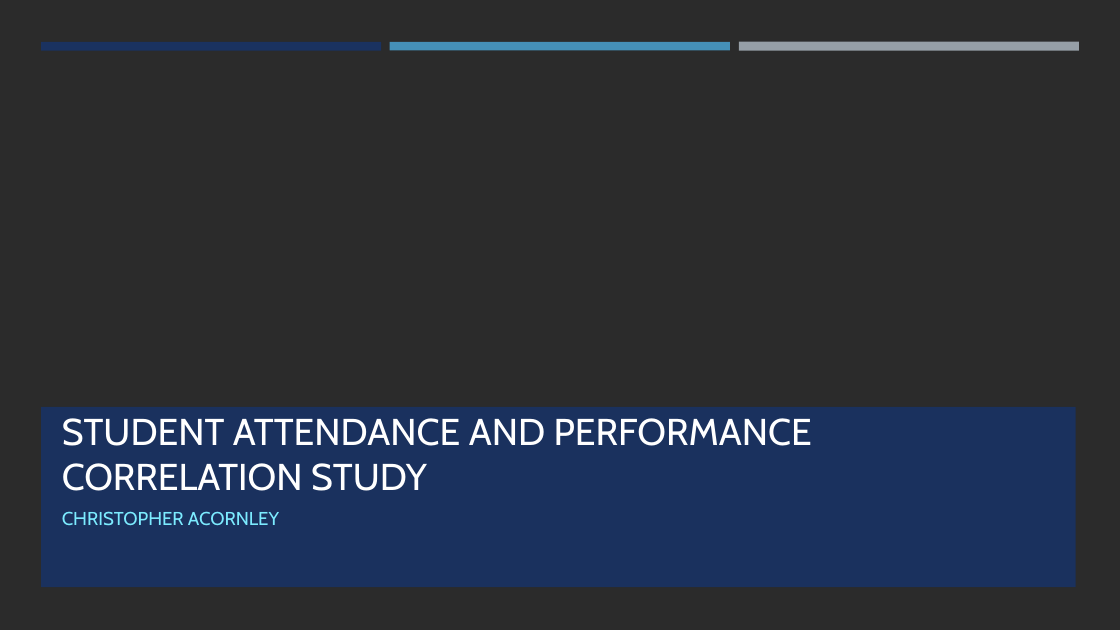
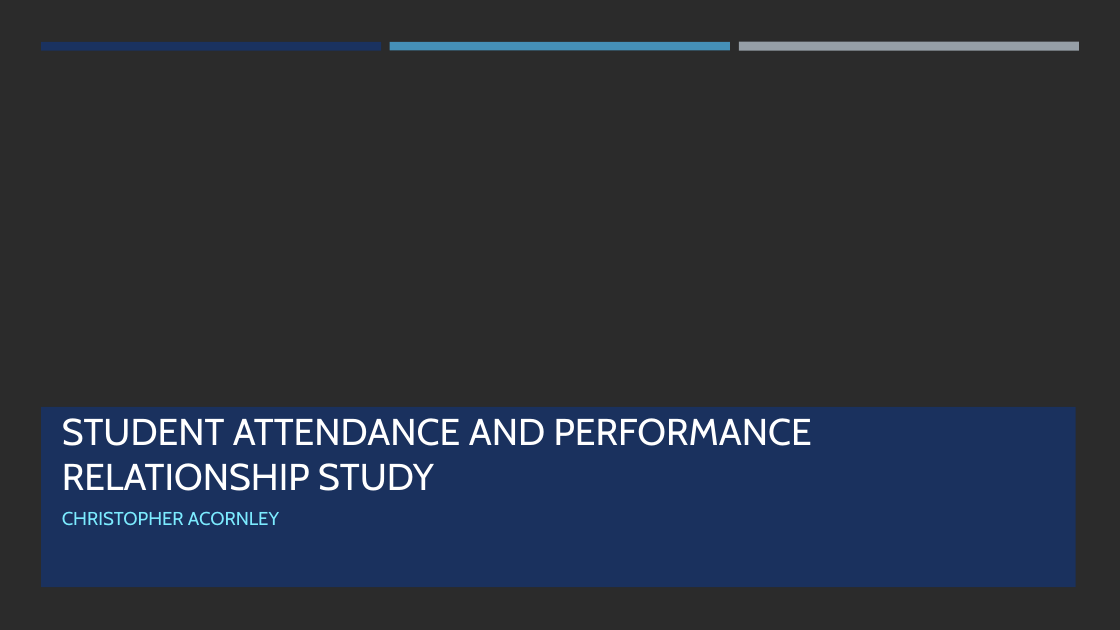
Before and after one commit to ChrisAcornleyPhD/CAP512Data, a slide deck: slide 1 of scripts/CAP512.pptx. Drawn at 1120x630 pixels with LibreOffice and Linux fonts; fonts in the diff are those of the drawing; background and template pictures are left out; a plain dark background stands for a picture behind light text. Boxes give left, top, right and bottom in pixels: in the first picture for what was removed or moved away, otherwise in the second. Text is boxed around its words. In the diff, an @@ line names an element or a change of style, - is before the commit and + after.

```diff
--- a/scripts/CAP512.pptx
+++ b/scripts/CAP512.pptx
@@ title at (62, 418, 812, 491): text changed @@
-STUDENT ATTENDANCE AND PERFORMANCE CORRELATION STUDY
+STUDENT ATTENDANCE AND PERFORMANCE RELATIONSHIP STUDY
```
Also in this commit, not shown: 2 other slides changed.
